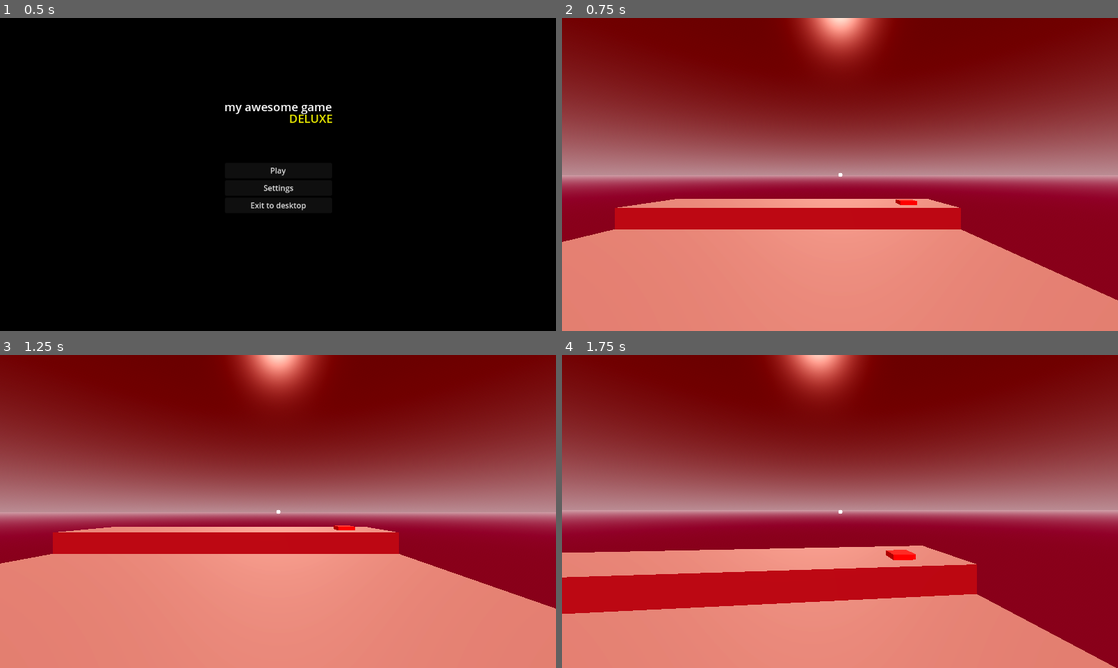
Above: before the commit, frames 1-4 (two rows, left to right).
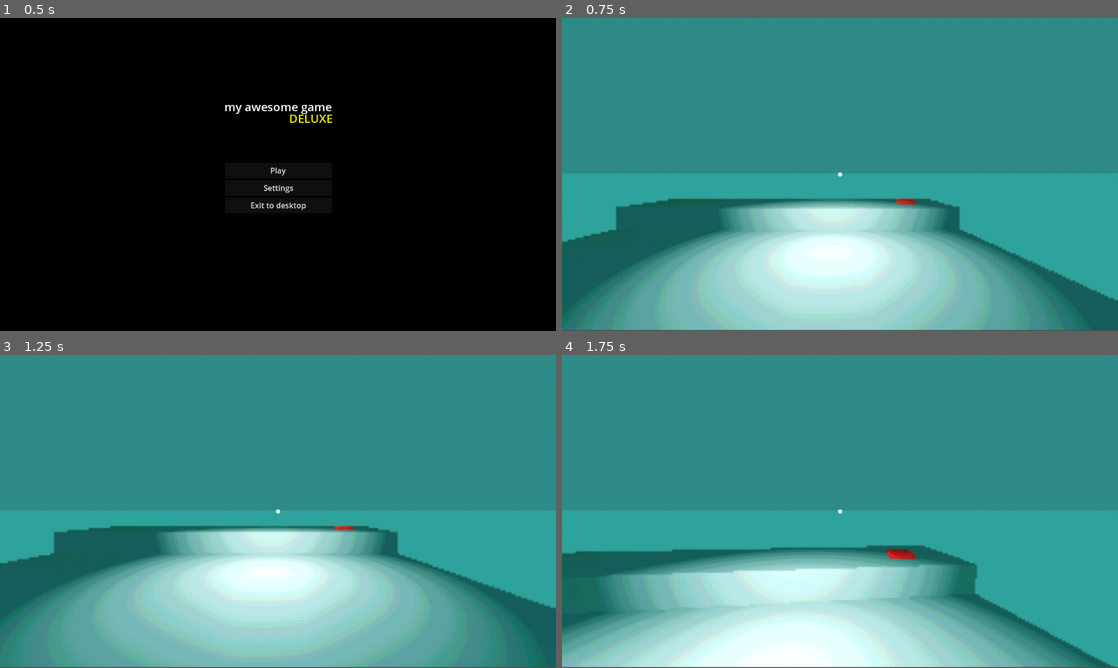
Above: after the commit, the same moments.

Repository: useronym/BubbleGameJam
Game: Godot game, scene res://scenes/mainMenu.tscn
Two runs of this game, one before a commit and one after it. Both use one fixed random seed, a clock stepped at 60 frames per second and the inputs below.
Inputs (mouse positions are in pixels of both pictures, inside the frame that each line leads up to):
- Up to frame 1 (0.5 s): no input
- Up to frame 2 (0.75 s): click "Play" at 0.5 s
- Up to frame 3 (1.25 s): no input
- Up to frame 4 (1.75 s): tap Enter at 1.25 s; move the mouse to (867, 511) at 1.27 s; hold W (up) from 1.28 s (still down); tap C (crouch) at 1.35 s; tap Space (jump) at 1.52 s

Frame 1 is identical in both runs. In frame 2, 100% of the frame differs, in the area x 0-100%, y 0-100%; in frame 3, 100%; in frame 4, 100%.

Commit message:
Basic post-process and lighting setup

Diff:
--- a/main.tscn
+++ b/main.tscn
@@ -1,16 +1,24 @@
-[gd_scene load_steps=12 format=3 uid="uid://piq1qo6dhgdh"]
+[gd_scene load_steps=14 format=3 uid="uid://piq1qo6dhgdh"]
 
 [ext_resource type="PackedScene" uid="uid://brpt71jl5cg2q" path="res://scenes/player.tscn" id="1_8teri"]
+[ext_resource type="Shader" path="res://shaders/ps1.gdshader" id="1_k7buc"]
 [ext_resource type="Texture2D" uid="uid://ya235vbyvsuk" path="res://test_scene_assets/fakepngcat.png" id="2_87uvm"]
 [ext_resource type="Script" path="res://test_scene_assets/ButtonInteractible.gd" id="2_dgpk1"]
 [ext_resource type="AudioStream" uid="uid://bda1e85y0na7r" path="res://test_scene_assets/miau.ogg" id="3_dq0nh"]
 
+[sub_resource type="ShaderMaterial" id="ShaderMaterial_xegm8"]
+shader = ExtResource("1_k7buc")
+shader_parameter/enabled = true
+shader_parameter/dithering = true
+shader_parameter/colors = 12
+shader_parameter/dither_size = 1
+
 [sub_resource type="ProceduralSkyMaterial" id="ProceduralSkyMaterial_e2q4g"]
-sky_top_color = Color(0.371817, 5.62528e-07, 9.62615e-08, 1)
-sky_horizon_color = Color(0.697213, 0.5, 0.52749, 1)
+sky_top_color = Color(0.189241, 0.507505, 0.474824, 1)
+sky_horizon_color = Color(0.189241, 0.507505, 0.474824, 1)
 sky_energy_multiplier = 0.85
-ground_bottom_color = Color(0.417035, 0, 0.109961, 1)
-ground_horizon_color = Color(0.697213, 0.5, 0.52749, 1)
+ground_bottom_color = Color(0.189241, 0.507505, 0.474824, 1)
+ground_horizon_color = Color(0.189241, 0.507505, 0.474824, 1)
 
 [sub_resource type="Sky" id="Sky_6brtm"]
 sky_material = SubResource("ProceduralSkyMaterial_e2q4g")
@@ -18,8 +26,18 @@
 [sub_resource type="Environment" id="Environment_qbkgc"]
 background_mode = 2
 sky = SubResource("Sky_6brtm")
+ambient_light_source = 3
 tonemap_mode = 2
 glow_enabled = true
+fog_enabled = true
+fog_mode = 1
+fog_light_color = Color(0.155107, 0.442158, 0.374404, 1)
+fog_light_energy = 0.19
+fog_density = 1.0
+fog_depth_begin = 0.0
+fog_depth_end = 7.8
+volumetric_fog_emission = Color(0.0976419, 0.254903, 0.226907, 1)
+volumetric_fog_emission_energy = 0.0
 
 [sub_resource type="StandardMaterial3D" id="StandardMaterial3D_yjcof"]
 albedo_color = Color(1, 0, 0, 1)
@@ -33,55 +51,73 @@
 [sub_resource type="PlaneMesh" id="PlaneMesh_vcox7"]
 material = SubResource("StandardMaterial3D_6gkoj")
 
-[node name="Node3D" type="Node3D"]
+[node name="SubViewportContainer" type="SubViewportContainer"]
+material = SubResource("ShaderMaterial_xegm8")
+offset_right = 1152.0
+offset_bottom = 646.0
+size_flags_horizontal = 3
+size_flags_vertical = 3
+stretch = true
 
-[node name="Player" parent="." instance=ExtResource("1_8teri")]
+[node name="SubViewport" type="SubViewport" parent="."]
+handle_input_locally = false
+scaling_3d_scale = 0.25
+size = Vector2i(1152, 646)
+render_target_update_mode = 4
+
+[node name="Node3D" type="Node3D" parent="SubViewport"]
+
+[node name="Player" parent="SubViewport/Node3D" instance=ExtResource("1_8teri")]
 transform = Transform3D(1, 0, 0, 0, 1, 0, 0, 0, 1, 0, 1.48323, 0)
 
-[node name="TestPlace" type="Node3D" parent="."]
+[node name="WorldEnvironment" type="WorldEnvironment" parent="SubViewport/Node3D"]
+environment = SubResource("Environment_qbkgc")
+
+[node name="DirectionalLight3D" type="DirectionalLight3D" parent="SubViewport/Node3D"]
+visible = false
+light_energy = 0.0
+light_indirect_energy = 0.0
+light_volumetric_fog_energy = 0.0
+directional_shadow_mode = 0
+sky_mode = 2
+
+[node name="TestPlace" type="Node3D" parent="SubViewport/Node3D"]
 transform = Transform3D(1, 0, 0, 0, 1, 0, 0, 0, 1, -0.485046, 0.712285, 0.156724)
 
-[node name="WorldEnvironment" type="WorldEnvironment" parent="TestPlace"]
-environment = SubResource("Environment_qbkgc")
-
-[node name="CSGBox3D" type="CSGBox3D" parent="TestPlace"]
+[node name="CSGBox3D" type="CSGBox3D" parent="SubViewport/Node3D/TestPlace"]
 transform = Transform3D(1, 0, 0, 0, 1, 0, 0, 0, 1, -0.114594, 0, 2.65455)
 use_collision = true
 size = Vector3(3.93793, 1, 11.9994)
 
-[node name="CSGBox3D2" type="CSGBox3D" parent="TestPlace"]
+[node name="CSGBox3D2" type="CSGBox3D" parent="SubViewport/Node3D/TestPlace"]
 transform = Transform3D(1, 0, 0, 0, 1, 0, 0, 0, 1, -0.114594, 0.621386, -2.90825)
 use_collision = true
 size = Vector3(3.93793, 0.24115, 0.873812)
 
-[node name="CSGBox3D3" type="CSGBox3D" parent="TestPlace"]
+[node name="CSGBox3D3" type="CSGBox3D" parent="SubViewport/Node3D/TestPlace"]
 transform = Transform3D(1, 0, 0, 0, 1, 0, 0, 0, 1, 1.31979, 0.773056, -2.74449)
 use_collision = true
 size = Vector3(0.201775, 0.0473022, 0.202767)
 material = SubResource("StandardMaterial3D_yjcof")
 
-[node name="Interactible3D" type="Area3D" parent="TestPlace/CSGBox3D3"]
+[node name="Interactible3D" type="Area3D" parent="SubViewport/Node3D/TestPlace/CSGBox3D3"]
 script = ExtResource("2_dgpk1")
 InteractText = "Press [E] to summon cool ass cat"
 
-[node name="CollisionShape3D" type="CollisionShape3D" parent="TestPlace/CSGBox3D3/Interactible3D"]
+[node name="CollisionShape3D" type="CollisionShape3D" parent="SubViewport/Node3D/TestPlace/CSGBox3D3/Interactible3D"]
 transform = Transform3D(1, 0, 0, 0, 1, 0, 0, 0, 1, -0.0178223, 0.0786743, 0.0214844)
 shape = SubResource("BoxShape3D_52idf")
 
-[node name="AudioStreamPlayer" type="AudioStreamPlayer" parent="TestPlace/CSGBox3D3/Interactible3D"]
+[node name="AudioStreamPlayer" type="AudioStreamPlayer" parent="SubViewport/Node3D/TestPlace/CSGBox3D3/Interactible3D"]
 stream = ExtResource("3_dq0nh")
 
-[node name="DirectionalLight3D" type="DirectionalLight3D" parent="TestPlace"]
-transform = Transform3D(1, 0, 0, 0, 0.849479, 0.527623, 0, -0.527623, 0.849479, 0, 3.38979, 3.26035)
-light_color = Color(0.585847, 1.8049e-06, 4.33177e-07, 1)
-light_energy = 3.101
-
-[node name="DirectionalLight3D2" type="DirectionalLight3D" parent="TestPlace"]
-transform = Transform3D(1, 0, 0, 0, -0.774072, 0.633097, 0, -0.633097, -0.774072, 0, 3.38979, -1.66433)
-light_color = Color(1, 0.592798, 0.532572, 1)
-light_energy = 1.97
-
-[node name="MeshInstance3D" type="MeshInstance3D" parent="TestPlace"]
+[node name="MeshInstance3D" type="MeshInstance3D" parent="SubViewport/Node3D/TestPlace"]
 transform = Transform3D(1, 0, 0, 0, -4.37114e-08, -1, 0, 1, -4.37114e-08, -0.156692, 1.68591, -3.2028)
 visible = false
 mesh = SubResource("PlaneMesh_vcox7")
+
+[node name="OmniLight3D" type="OmniLight3D" parent="SubViewport/Node3D"]
+transform = Transform3D(1, 0, 0, 0, 1, 0, 0, 0, 1, -0.0820689, 1.65192, -1.69079)
+light_size = 0.335
+shadow_enabled = true
+omni_range = 1.52
--- /dev/null
+++ b/shaders/ps1.gdshader
@@ -0,0 +1,72 @@
+shader_type canvas_item;
+
+render_mode unshaded;
+
+#define MAXCOLORS 16
+
+uniform bool enabled = true;
+uniform bool dithering = true;
+uniform int colors : hint_range(1, MAXCOLORS) = 12;
+uniform int dither_size: hint_range(1, 8) = 1;
+
+float dithering_pattern(ivec2 fragcoord) {
+	const float pattern[] = {
+		0.00, 0.50, 0.10, 0.65,
+		0.75, 0.25, 0.90, 0.35,
+		0.20, 0.70, 0.05, 0.50,
+		0.95, 0.40, 0.80, 0.30
+	};
+
+	int x = fragcoord.x % 4;
+	int y = fragcoord.y % 4;
+
+	return pattern[y * 4 + x];
+}
+
+float reduce_color(float raw, float dither, int depth) {
+	float div = 1.0 / float(depth);
+	float val = 0.0;
+	int i = 0;
+
+	while (i <= MAXCOLORS)
+	{
+		if (raw > div * (float(i + 1))) {
+			i = i + 1;
+			continue;
+		}
+
+		if (raw * float(depth) - float(i) <= dither * 0.999)
+		{
+			val = div * float(i);
+		}
+		else
+		{
+			val = div * float(i + 1);
+		}
+		return val;
+
+		i = i+1;
+	}
+
+	return val;
+}
+
+void fragment() {
+	vec4 raw = texture(TEXTURE, SCREEN_UV);
+	ivec2 uv = ivec2(FRAGCOORD.xy / float(dither_size));
+
+	if (enabled == true){
+		float dithering_value = 1.0;
+		if (dithering)
+		{
+			dithering_value = dithering_pattern(uv);
+		}
+
+		COLOR.r = reduce_color(raw.r, (dithering_value - 0.5) * dithering_value + 0.5, colors - 1);
+		COLOR.g = reduce_color(raw.g, (dithering_value - 0.5) * dithering_value + 0.5, colors - 1);
+		COLOR.b = reduce_color(raw.b, (dithering_value - 0.5) * dithering_value + 0.5, colors - 1);
+
+	} else {
+		COLOR.rgb = raw.rgb;
+	}
+}
